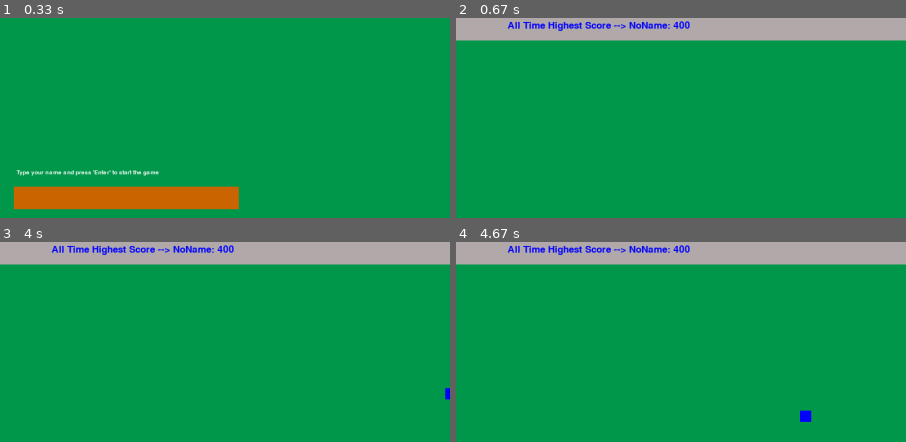
Above: before the commit, frames 1-4 (two rows, left to right).
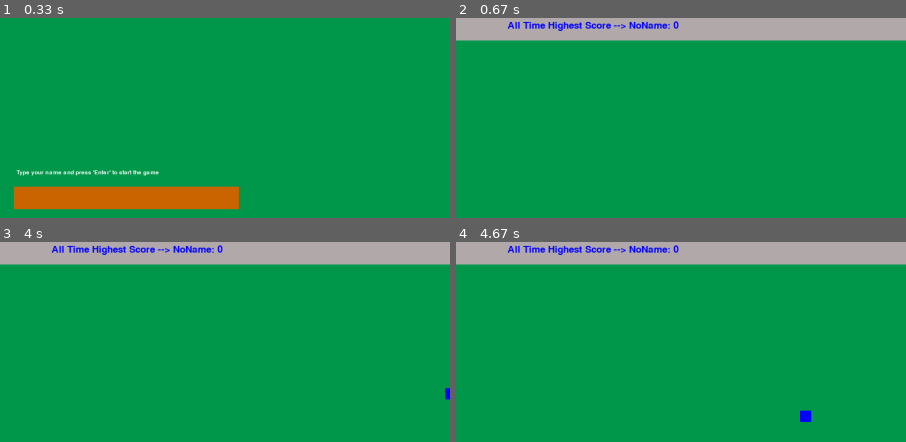
Above: after the commit, the same moments.

Repository: xAdrianCx/PYGAME---SNAKE
Game: pygame game, started from main.py
Same seed, same stepped clock (60 frames per second), same inputs: the game is played once before the commit and once after it.
Inputs:
- Up to frame 1 (0.33 s): no input
- Up to frame 2 (0.67 s): tap Enter at 0.33 s
- Up to frame 3 (4 s): hold Space 0.67-1.13 s; hold Right 0.67-1.13 s; hold Up 2-2.47 s; hold Right 2.67-3.13 s; hold Left 3.17-3.7 s; hold Down from 3.73 s (still down)
- Up to frame 4 (4.67 s): release Down at 4.03 s; hold Left 4.07-4.47 s; hold Up from 4.5 s (still down)
The pictures show only the part of the screen within x 32-82%, y 0-50%; the shares and areas given below are measured in that part.

Frame 1 is identical in both runs. In frame 2, 0.1% of the frame differs, in the area x 48-52%, y 1-6%; in frame 3, 0.1%; in frame 4, 0.1%.

Commit message:
Reworked game flow. It still needs to reset stats and start over after pressing SPACE.

Diff:
--- a/game_functions.py
+++ b/game_functions.py
@@ -1,9 +1,10 @@
 import pygame
 import os
+import sys
 import json
 
 
-def check_key_pressed(gs, screen, snake, pnb):
+def check_key_pressed(gs, screen, snake, pnb, sb, bait, clock):
     """ Check which key was pressed."""
     for event in pygame.event.get():
         if event.type == pygame.QUIT:
@@ -24,6 +25,13 @@
                     pause_msg = "Game Paused..."
                     pause_msg_img = pause_msg_font.render(pause_msg, True, "RED")
                     screen.blit(pause_msg_img, ((gs.screen_width // 3), (gs.screen_height // 2)))
+                elif gs.game_over or (not gs.game_running and not gs.game_paused):
+                    sys.exit()
+
+            if event.key == pygame.K_SPACE:
+                if gs.game_over:
+                    sb.reset_stats()
+
             if event.key == pygame.K_RETURN:
                 pnb.player_name_list.append(pnb.player_name)
             if event.key == pygame.K_BACKSPACE:
@@ -96,7 +104,13 @@
     game_over_font = pygame.font.SysFont("Comic Sans", 50)
     game_over_msg = "Game Over!"
     game_over_img = game_over_font.render(game_over_msg, True, "RED")
+    ask_play_again_font = pygame.font.SysFont("Comic Sans", 25)
+    ask_play_again_msg = "Hit SPACE to start over or ESC to quit the game."
+    ask_play_again_img = ask_play_again_font.render(ask_play_again_msg, True, "RED")
     screen.blit(game_over_img, ((gs.screen_width // 3), (gs.screen_height // 2)))
+    screen.blit(ask_play_again_img, (((gs.screen_width // 2) // 2), ((gs.screen_height // 2) + 60)))
+    pygame.display.flip()
+
 
 
 def ask_for_username(gs, screen, pnb):
@@ -106,3 +120,17 @@
     pygame.display.flip()
     if len(pnb.player_name_list) > 0:
         gs.game_running = True
+
+
+def play_again(gs, screen, sb, snake, bait, pnb, clock):
+    screen.fill(gs.bg_color)
+    sb.draw_stats(pnb)
+    print(pnb.player_name_list)
+    bait.draw_bait()
+    snake.draw_snake()
+    check_key_pressed(gs, screen, snake, pnb, sb, bait, clock)
+    check_snake_screen_collisions(gs, snake, sb)
+    snake.update()
+    update_snake_length(gs, snake, bait, sb, pnb)
+    clock.tick(gs.game_speed)
+    pygame.display.flip()
--- a/game_stats.py
+++ b/game_stats.py
@@ -84,3 +84,11 @@
         [pygame.draw.rect(self.screen, snake_lives_color, life) for life in snake_lives_list]
         self.screen.blit(score_img, (10, 5))
         self.screen.blit(high_score_img, ((self.screen_rect.right // 2) - 200, 5))
+
+
+    def reset_stats(self):
+        """ Reset all stats."""
+        self.gs.game_running = True
+        self.gs.game_over = False
+        self.gs.game_paused = False
+        self.score = 0
--- a/main.py
+++ b/main.py
@@ -37,27 +37,30 @@
 
     # Main loop.
     while True:
+
         if not gs.game_running and not gs.game_paused and not gs.game_over:
-            gf.check_key_pressed(gs, screen, snake, pnb)
+            gf.check_key_pressed(gs, screen, snake, pnb, sb, bait, clock)
             gf.ask_for_username(gs, screen, pnb)
-        if gs.game_running and not gs.game_paused and not gs.game_over:
+        elif gs.game_running and not gs.game_paused and not gs.game_over:
             screen.fill(gs.bg_color)
             sb.draw_stats(pnb)
-            print(pnb.player_name_list)
+            print(f"game_running: {gs.game_running}")
+            print(f"game_paused: {gs.game_paused}")
+            print(f"game_over: {gs.game_over}")
+            snake.draw_snake()
             bait.draw_bait()
-            snake.draw_snake()
-            gf.check_key_pressed(gs, screen, snake, pnb)
+            gf.check_key_pressed(gs, screen, snake, pnb, sb, bait, clock)
+            snake.update()
             gf.check_snake_screen_collisions(gs, snake, sb)
-            snake.update()
             gf.update_snake_length(gs, snake, bait, sb, pnb)
             clock.tick(gs.game_speed)
             pygame.display.flip()
-        if gs.game_running and gs.game_paused:
-            gf.check_key_pressed(gs, screen, snake, pnb)
-        if gs.game_over:
-            gf.check_key_pressed(gs, screen, snake, pnb)
+        elif gs.game_running and gs.game_paused:
+            gf.check_key_pressed(gs, screen, snake, pnb, sb, bait, clock)
+        elif gs.game_over:
             gf.game_over(gs, screen)
-            pygame.display.flip()
+            gf.check_key_pressed(gs, screen, snake, pnb, sb, bait, clock)
+
 
 
 run_game()
--- a/scoreboard.json
+++ b/scoreboard.json
@@ -1 +1 @@
-{"NoName": 400}
+{"NoName": 0}
